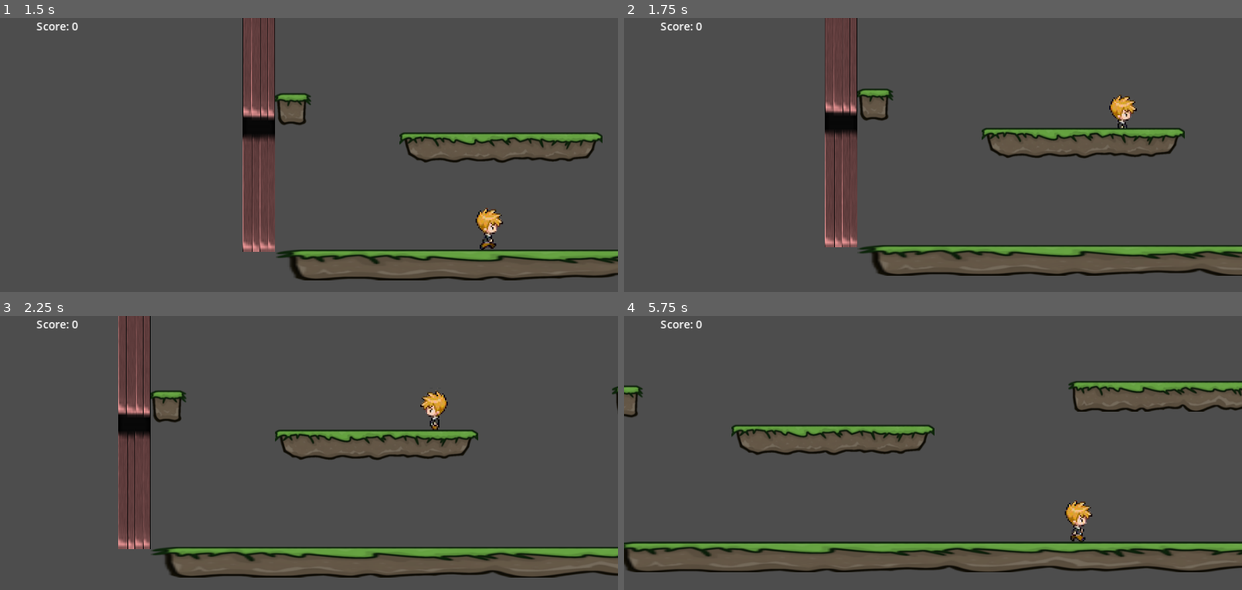
Above: before the commit, frames 1-4 (two rows, left to right).
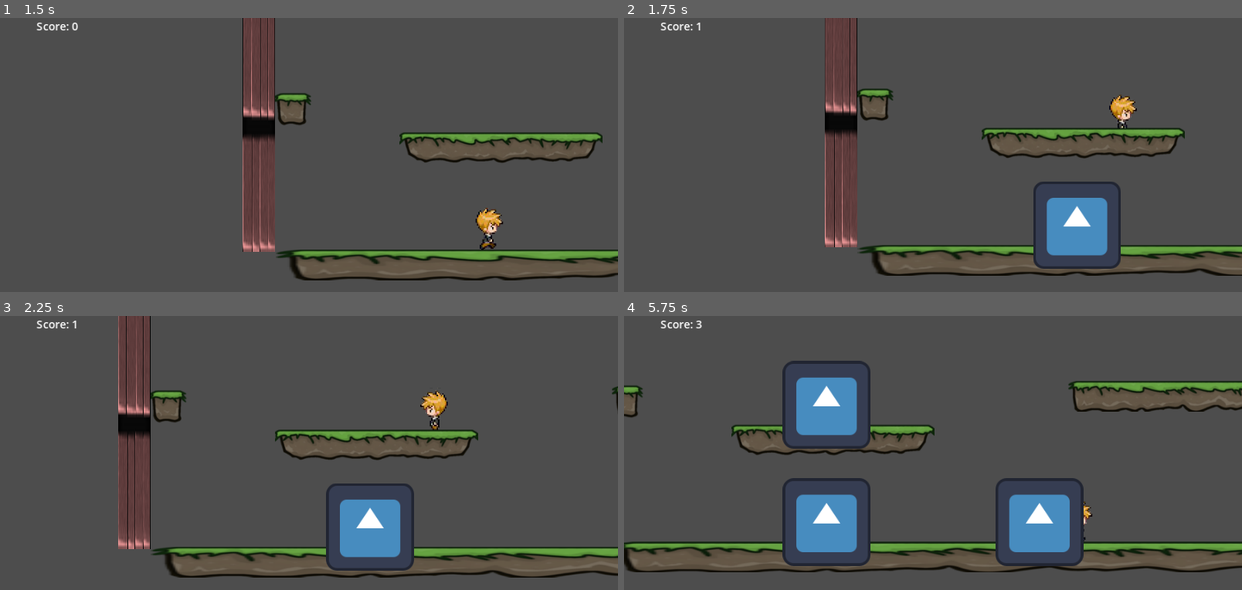
Above: after the commit, the same moments.

Repository: EngenhariaSoftwarePUCRS/Projeto_de_Desenvolvimento_de_Jogos
Game: Godot game, scene res://game.tscn
Same seed, same stepped clock (60 frames per second), same inputs: the game is played once before the commit and once after it. The engine's default icon, where the game draws it, is replaced by a stand-in: a white triangle on a blue panel in a dark square.
Inputs (mouse positions are in pixels of both pictures, inside the frame that each line leads up to):
- Up to frame 1 (1.5 s): tap Enter at 0.5 s; move the mouse to (444, 141) at 0.52 s; hold D (move_right) from 0.53 s (still down); click (444, 141) at 0.6 s; tap W (move_up) at 0.77 s; move the mouse to (185, 168) at 1.27 s; click (185, 168) at 1.35 s
- Up to frame 2 (1.75 s): keep holding D (move_right); tap W (move_up) at 1.52 s
- Up to frame 3 (2.25 s): move the mouse to (370, 392) at 2.02 s; release D (move_right) at 2.03 s; hold A (move_left) from 2.03 s (still down); click (370, 392) at 2.1 s
- Up to frame 4 (5.75 s): move the mouse to (902, 507) at 2.77 s; release A (move_left) at 2.78 s; hold D (move_right) 2.78-4.28 s; click (902, 507) at 2.85 s; tap W (move_up) at 3.02, 3.77, 4.52 s; move the mouse to (1118, 494) at 3.52 s; click (1118, 494) at 3.6 s; move the mouse to (747, 411) at 4.27 s; hold A (move_left) 4.28-5.03 s; click (747, 411) at 4.35 s; move the mouse to (963, 453) at 5.02 s; hold D (move_right) from 5.03 s (still down); click (963, 453) at 5.1 s

Frame 1 is identical in both runs. In frame 2, 3.3% of the frame differs, in the area x 11-81%, y 1-92%; in frame 3, 3.2%; in frame 4, 10%, in the area x 11-75%, y 1-92%.
Error before the commit: Parse Error: Expected ":" after function declaration. (res://hud.gd:8)

Commit message:
Intro Godot - Instantiate Scene on the Fly
And fixed previous commit

Diff:
--- /dev/null
+++ b/IntroGodot/box.tscn
@@ -0,0 +1,16 @@
+[gd_scene load_steps=3 format=3 uid="uid://oydcv48hmo6t"]
+
+[ext_resource type="Texture2D" uid="uid://cuvfqk7ws87wd" path="res://icon.svg" id="1_eu1ii"]
+
+[sub_resource type="RectangleShape2D" id="RectangleShape2D_b42tg"]
+size = Vector2(128, 128)
+
+[node name="Box" type="Area2D"]
+position = Vector2(66, 66)
+metadata/_edit_group_ = true
+
+[node name="Sprite2D" type="Sprite2D" parent="."]
+texture = ExtResource("1_eu1ii")
+
+[node name="CollisionShape2D" type="CollisionShape2D" parent="."]
+shape = SubResource("RectangleShape2D_b42tg")
--- a/IntroGodot/game.gd
+++ b/IntroGodot/game.gd
@@ -13,7 +13,7 @@
 
 func updateScore():
 	gameScore += 1
-	hud.updateScore(gameScore)
+	hud.setScore(gameScore)
 
 func _on_jumped():
 	updateScore()
--- a/IntroGodot/hud.gd
+++ b/IntroGodot/hud.gd
@@ -5,7 +5,7 @@
 func _ready() -> void:
 	setScore(0)
 
-func updateScore()
+func updateScore():
 	print("Updating HUD score")
 
 func setScore(score: int):
--- a/IntroGodot/main_character.gd
+++ b/IntroGodot/main_character.gd
@@ -5,6 +5,7 @@
 @export var gravity: int = 2500
 @export var rotation_speed: float = 1.5
 @onready var _animated_sprite = $AnimatedSprite
+@onready var box := preload("res://box.tscn")
 
 signal jumped
 
@@ -49,6 +50,9 @@
 		velocity.y = jump_speed
 		#jumped.emit()
 		get_tree().call_group("HUD", "updateScore")
+		var b := box.instantiate()
+		b.position = global_position
+		owner.add_child(b)
 	velocity.x = vel * speed
 
 func animate_top_down():
